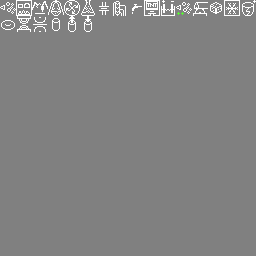
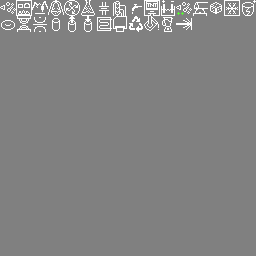
Layer changes from the first w=256, h=256 image to the second:
painted on "Background" over 97, 16, 192, 32
